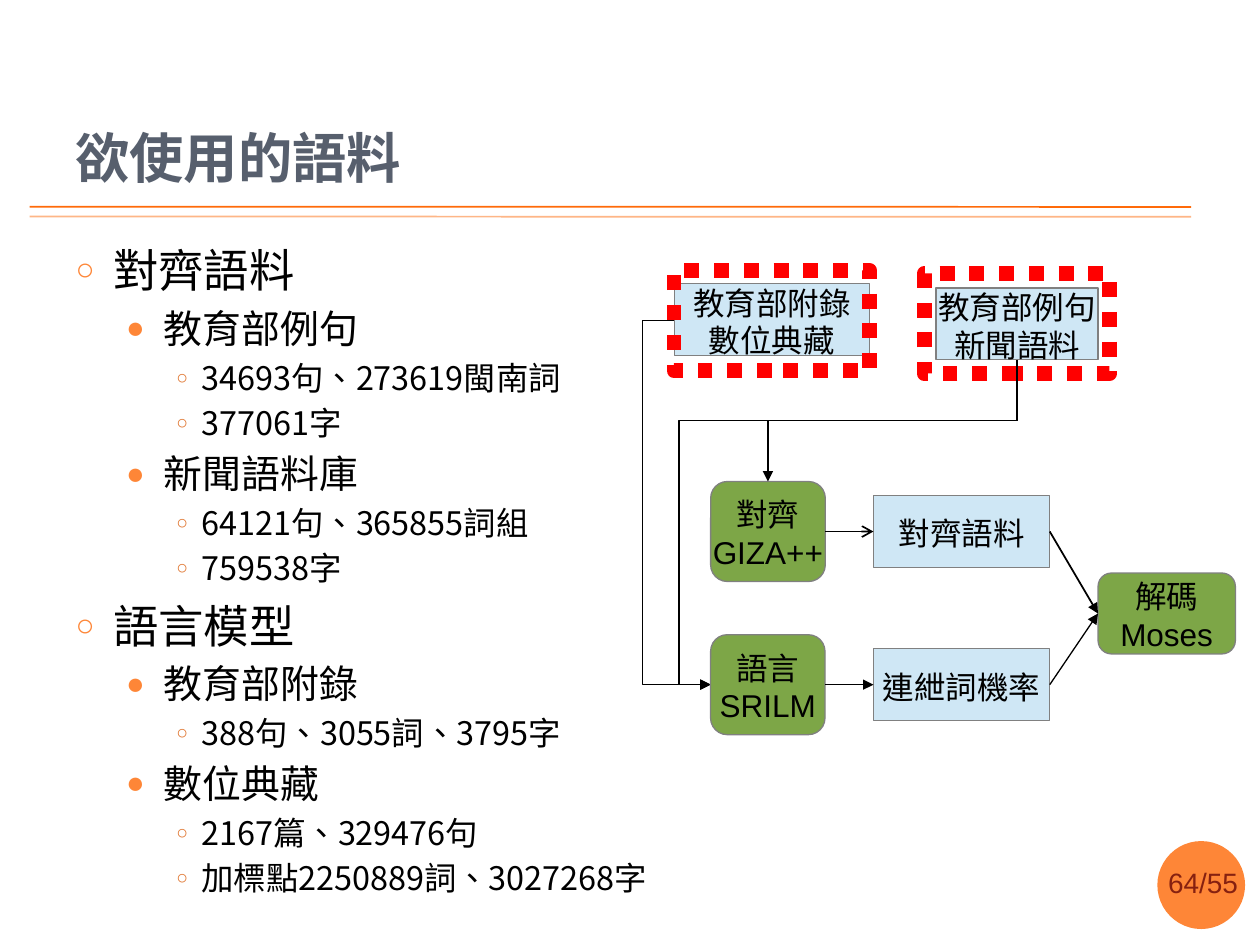
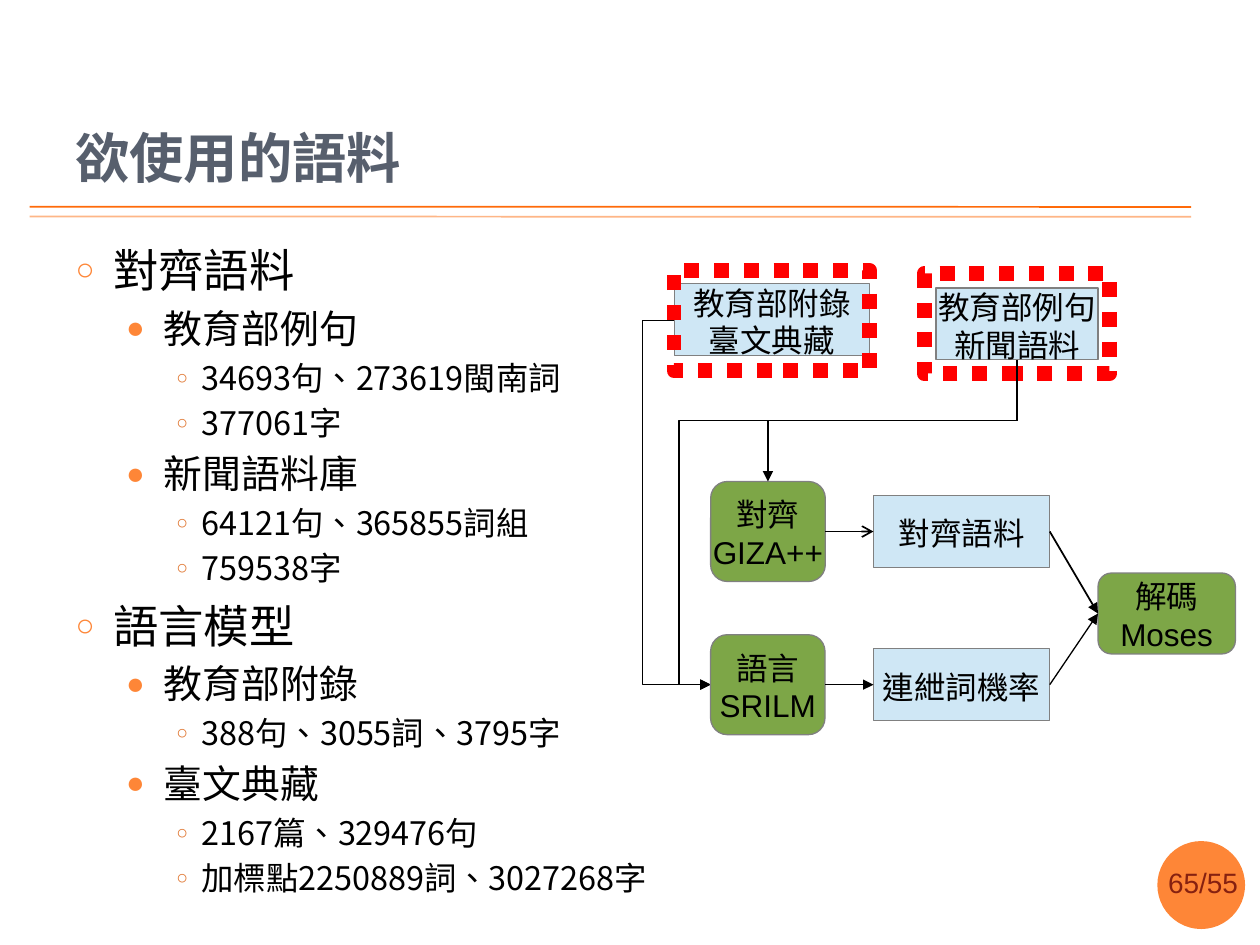
Before and after one commit to sih4sing5hong5/po3-ko3_tau5-iann2-phinn3, a slide deck: slide 65 of 翻譯報告.pptx (slide 64 before the commit). Drawn at 1260x945 pixels with LibreOffice and Linux fonts; fonts in the diff are those of the drawing; background and template pictures are left out. Boxes give left, top, right and bottom in pixels: in the first picture for what was removed or moved away, otherwise in the second. Text is boxed around its words. In the diff, an @@ line names an element or a change of style, - is before the commit and + after.

```diff
--- a/翻譯報告.pptx
+++ b/翻譯報告.pptx
@@ text in rectangle at (709,325,835,361): text changed @@
-數位典藏
+臺文典藏
@@ text at (164,765,319,801): text changed @@
-  ● 數位典藏
+  ● 臺文典藏
@@ page number at (1168,873,1238,893): text changed @@
-64/55
+65/55
```
Also in this commit, not shown: 28 other slides changed, 2 slides added, 1 slide removed.
